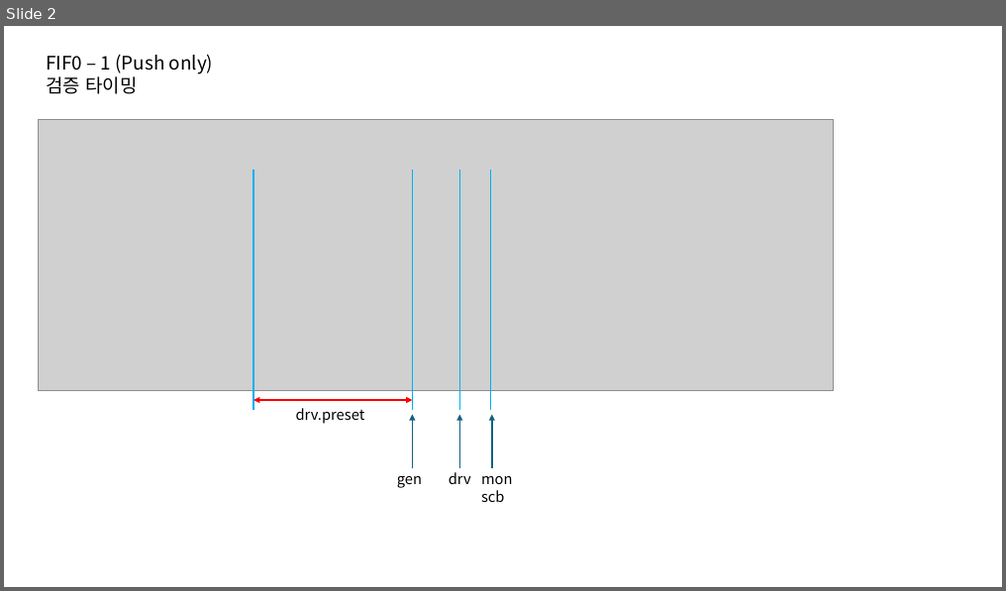
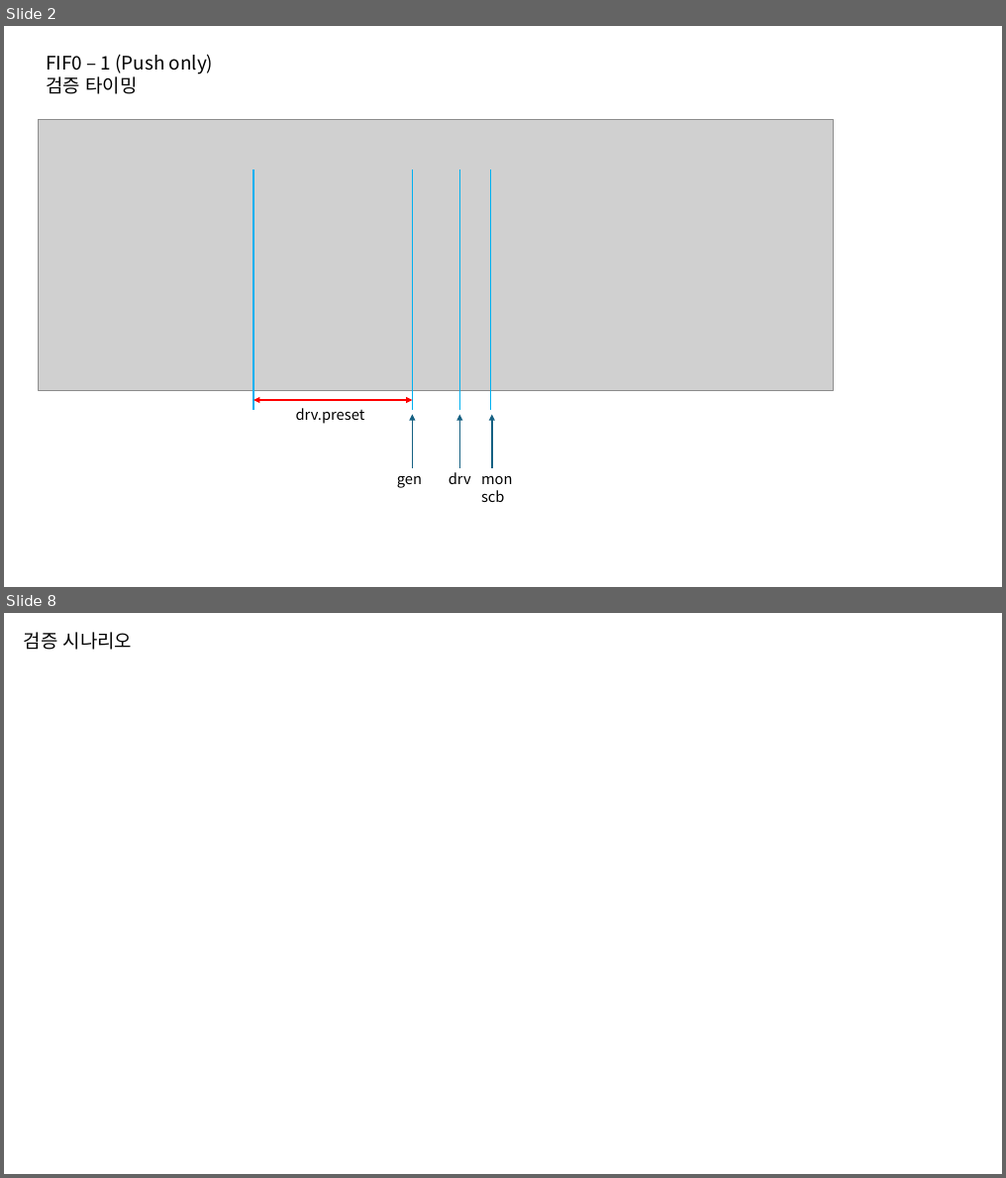
Before and after one commit to kimsacademy1234-max/System_Verilog, a slide deck: homework/verilog/16_FIFO_SV_TB/1110.pptx. Shown one above the other, each under a label of ours: slide 2 before the commit, slides 2 and 8 after it; the slides between them are not shown. The pictures are 1006x591 and 1006x1178 pixels, drawn with LibreOffice and Linux fonts; fonts in the diff are those of the drawing; grey boxes stand for pictures. Boxes give left, top, right and bottom in pixels: in the first picture for what was removed or moved away, otherwise in the second. Text is boxed around its words. In the diff, an @@ line names an element or a change of style, - is before the commit and + after.

```diff
--- a/homework/verilog/16_FIFO_SV_TB/1110.pptx
+++ b/homework/verilog/16_FIFO_SV_TB/1110.pptx
@@ slide 8 added at (x1=4, y1=613, x2=1002, y2=1174), background #FFFFFF @@
@@ text added at (x1=24, y1=632, x2=133, y2=650), 18 pt, text #000000 @@
+검증 시나리오
```
Also in this commit, not shown: 4 slides changed, 1 other slide added, 1 other file.
